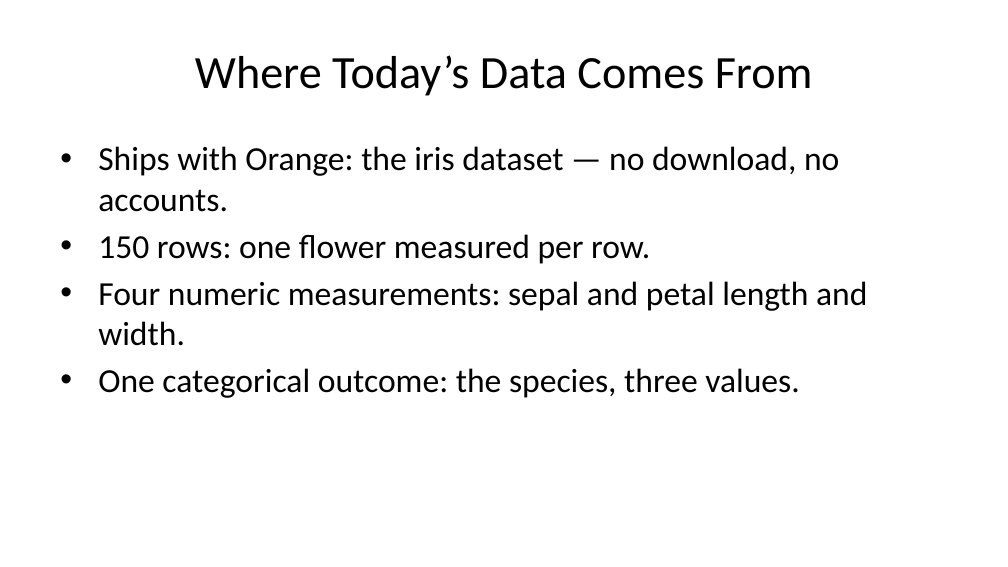
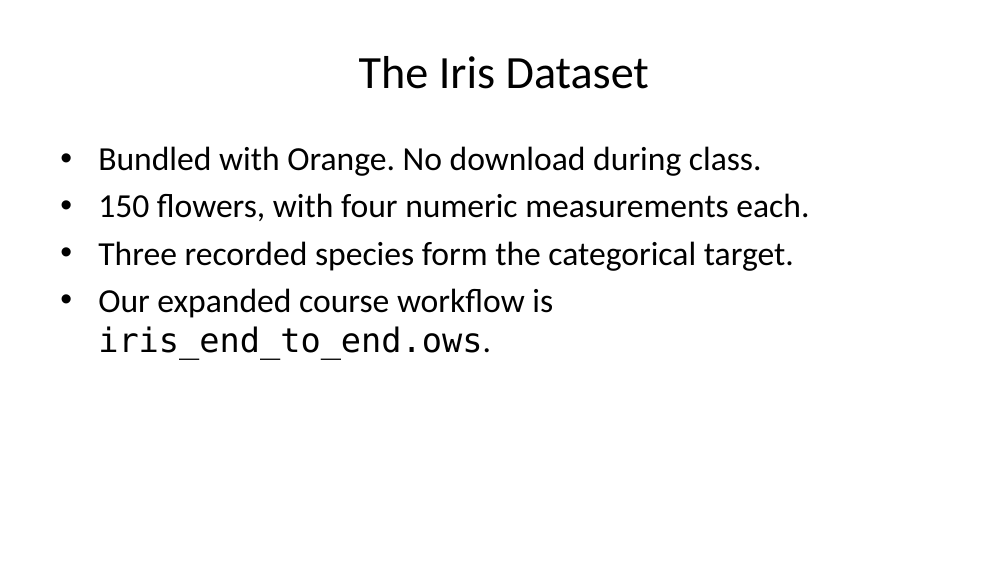
Before and after one commit to ARGF0RCE/orange-data-analysis-sessions, a slide deck: slide 4 of getting_started/getting_started.pptx. Drawn at 1008x567 pixels with LibreOffice and Linux fonts; fonts in the diff are those of the drawing. Boxes give left, top, right and bottom in pixels: in the first picture for what was removed or moved away, otherwise in the second. Text is boxed around its words. In the diff, an @@ line names an element or a change of style, - is before the commit and + after.

Commit message:
Expand session workflows with end-to-end ML guides

```diff
--- a/getting_started/getting_started.pptx
+++ b/getting_started/getting_started.pptx
@@ title at [359, 56, 649, 89]: text changed @@
-Where Today’s Data Comes From
+The Iris Dataset
@@ text at [98, 146, 809, 359]: text changed @@
-• Ships with Orange: the iris dataset — no download, no accounts.
-• 150 rows: one flower measured per row.
-• Four numeric measurements: sepal and petal length and width.
-• One categorical outcome: the species, three values.
+• Bundled with Orange. No download during class.
+• 150 flowers, with four numeric measurements each.
+• Three recorded species form the categorical target.
+• Our expanded course workflow is iris_end_to_end.ows.
```
Also in this commit, not shown: 4 other slides changed, 2 slides added, 2 slides removed, 19 other files.
